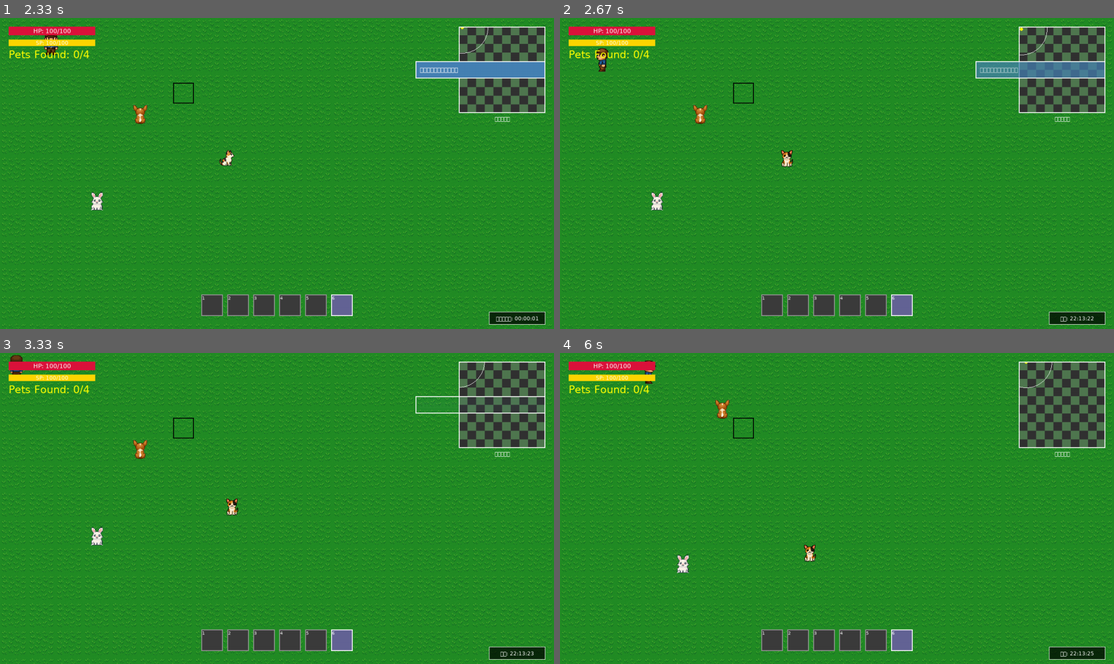
Above: before the commit, frames 1-4 (two rows, left to right).
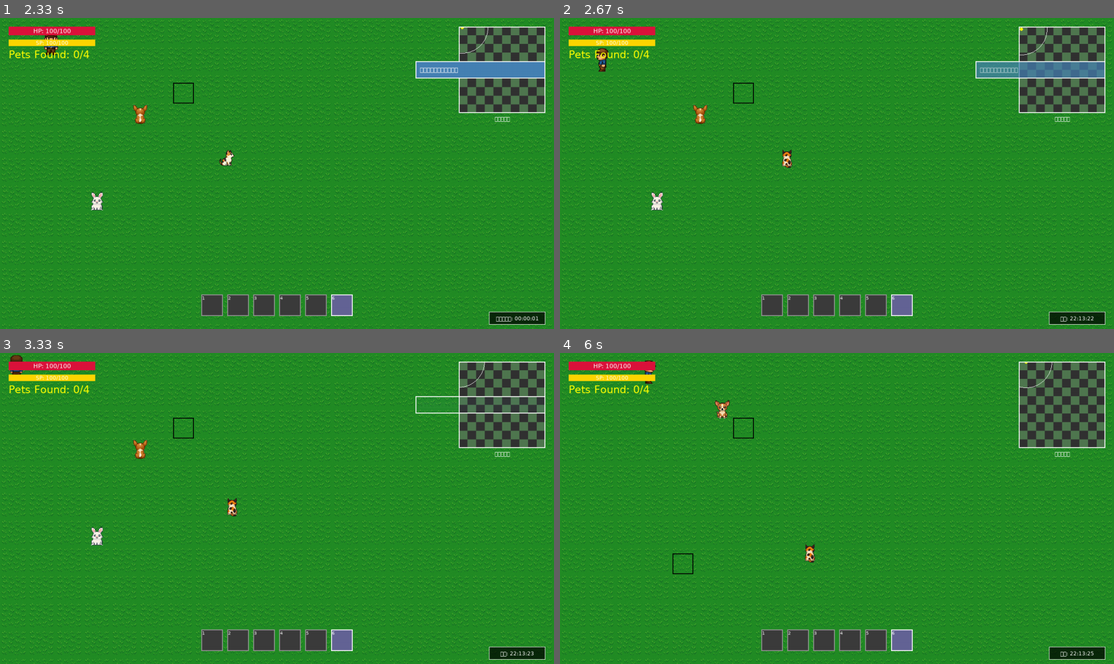
Above: after the commit, the same moments.

Repository: yuichi1000/mystery-pet-rescue
Game: pygame game, started from main.py
The game is run twice, just before and just after one commit, with the same random seed, the same clock (stepped at 60 frames per second) and the same inputs.
Inputs (mouse positions are in pixels of both pictures, inside the frame that each line leads up to):
- Up to frame 1 (2.33 s): click "ゲーム開始" at 0.38 s; hold Up 0.67-1.13 s; move the mouse to (254, 185) at 0.7 s; hold Right 1.17-1.63 s; hold Left 1.67-2.2 s; tap 6 at 1.82 s; hold Down from 2.23 s (still down)
- Up to frame 2 (2.67 s): tap T at 2.38 s; release Down at 2.53 s; hold Left from 2.57 s (still down)
- Up to frame 3 (3.33 s): release Left at 2.97 s; hold Up from 3 s (still down); tap 6 at 3.15 s
- Up to frame 4 (6 s): release Up at 3.37 s; hold Right 3.4-4.03 s; tap T at 3.55, 5.12 s; hold Down 4.07-4.43 s; tap 1 at 4.22, 5.62 s; hold Left 4.47-4.93 s; tap 6 at 4.62, 5.95 s; hold Right 4.97-5.43 s; hold Up 5.47-5.77 s; hold Right from 5.8 s (still down)

Frame 1 is identical in both runs. In frame 2, less than 0.1% of the frame differs, in the area x 39-43%, y 42-49%; in frame 3, less than 0.1%; in frame 4, 0.4%, in the area x 20-47%, y 15-72%.

Commit message:
fix: ペットの向き（前後）を修正
🐕 問題: 犬などのペットの向きが前後逆になっていた
✅ 修正: 画面座標系に合わせて方向判定を修正

修正内容:
- Y軸下向き移動(dy > 0)時: front → back
- Y軸上向き移動(dy < 0)時: back → front
- ランダム移動時の方向判定も同様に修正

画面座標系では:
- 上向き移動: Y座標減少 → back(後ろ向き)スプライト
- 下向き移動: Y座標増加 → front(前向き)スプライト

Diff:
--- a/src/entities/pet.py
+++ b/src/entities/pet.py
@@ -201,11 +201,11 @@
                 self.velocity_x = (dx / distance) * self.speed * 0.8
                 self.velocity_y = (dy / distance) * self.speed * 0.8
 
-                # 方向を更新
+                # 方向を更新（画面座標系に合わせて修正）
                 if abs(dx) > abs(dy):
                     self.direction = "right" if dx > 0 else "left"
                 else:
-                    self.direction = "front" if dy > 0 else "back"
+                    self.direction = "back" if dy > 0 else "front"  # Y軸方向を修正
         else:
             # 十分近い場合は停止
             self.velocity_x = 0
@@ -223,11 +223,11 @@
         self.velocity_x = math.cos(angle) * self.speed
         self.velocity_y = math.sin(angle) * self.speed
 
-        # 方向を更新
+        # 方向を更新（画面座標系に合わせて修正）
         if abs(self.velocity_x) > abs(self.velocity_y):
             self.direction = "right" if self.velocity_x > 0 else "left"
         else:
-            self.direction = "front" if self.velocity_y > 0 else "back"
+            self.direction = "back" if self.velocity_y > 0 else "front"  # Y軸方向を修正
 
     def _update_movement(self, time_delta: float):
         """移動を更新"""
